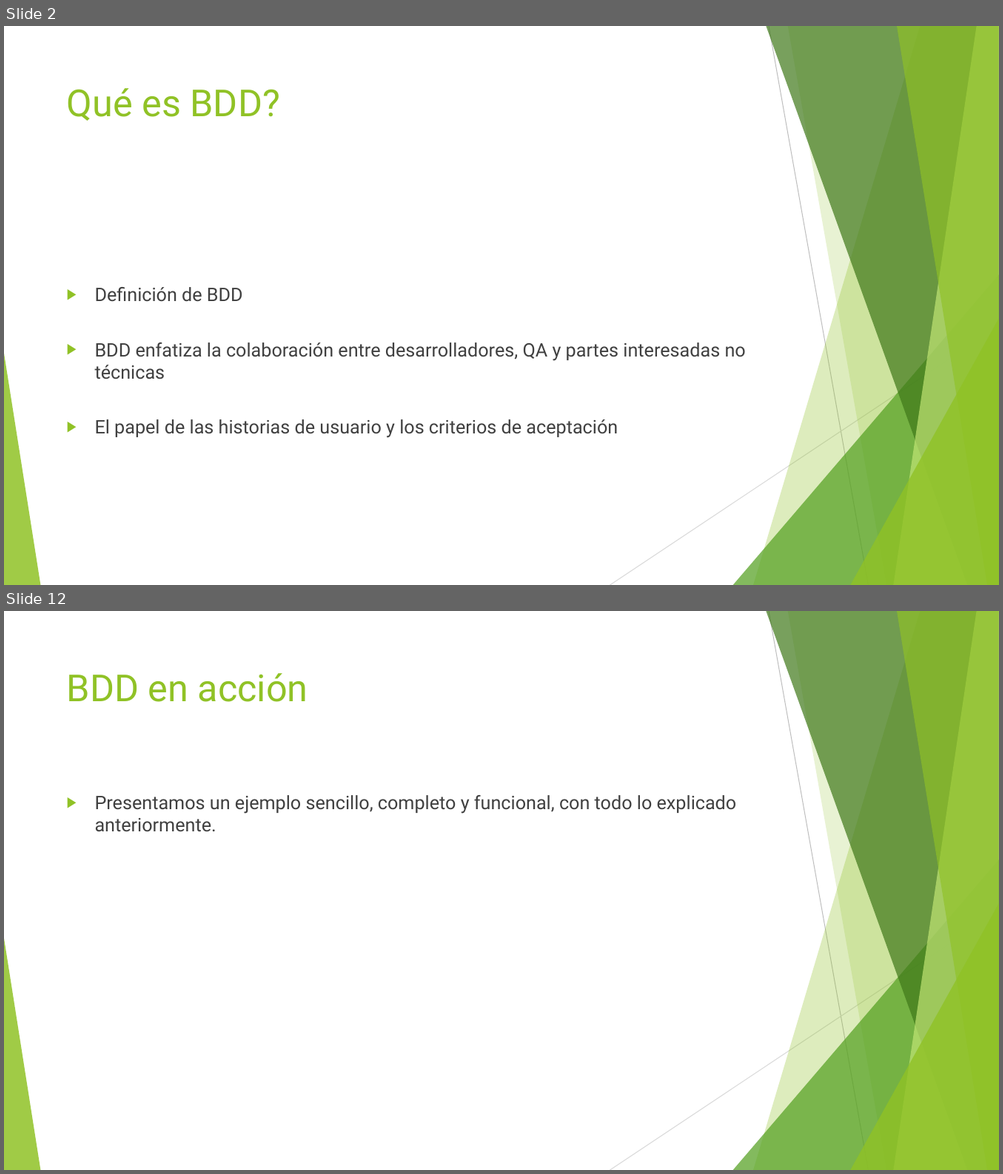
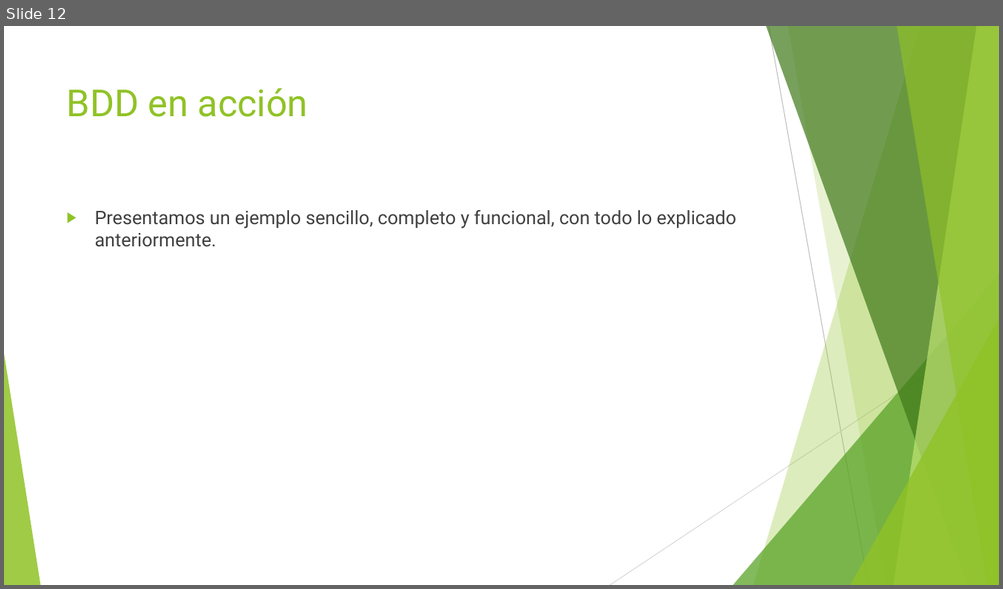
Before and after one commit to The-Fellowship-of-Code/bdd-with-cucumber, a slide deck: slides.pptx. Shown one above the other, each under a label of ours: slides 2 and 12 before the commit, slide 12 after it; the slides between them are not shown. The pictures are 1003x1174 and 1003x589 pixels, drawn with LibreOffice and Linux fonts; fonts in the diff are those of the drawing. Boxes give left, top, right and bottom in pixels: in the first picture for what was removed or moved away, otherwise in the second. Text is boxed around its words. In the diff, an @@ line names an element or a change of style, - is before the commit and + after.

```diff
--- a/slides.pptx
+++ b/slides.pptx
@@ slide 2 removed at (x1=4, y1=26, x2=999, y2=585), background #FFFFFF; not listed: 10 template elements that a slide beside it also shows @@
@@ title removed at (x1=67, y1=88, x2=280, y2=121) @@
-Qué es BDD?
@@ text removed at (x1=95, y1=287, x2=745, y2=438) @@
-▶ Definición de BDD
-▶ BDD enfatiza la colaboración entre desarrolladores, QA y partes interesadas no técnicas
-▶ El papel de las historias de usuario y los criterios de aceptación
```
Also in this commit, not shown: 10 slides changed, 2 slides added, 1 other slide removed.
